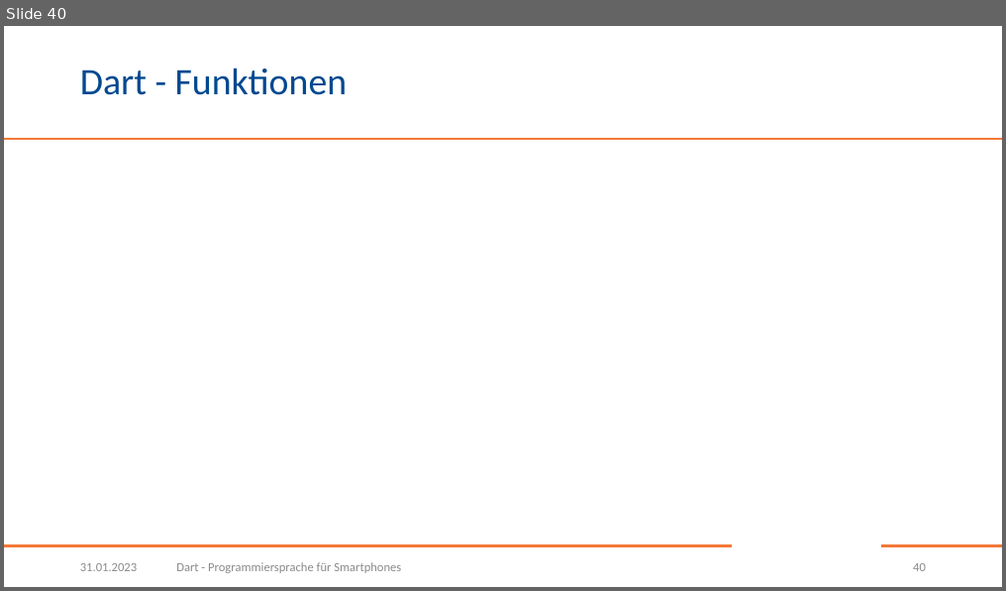
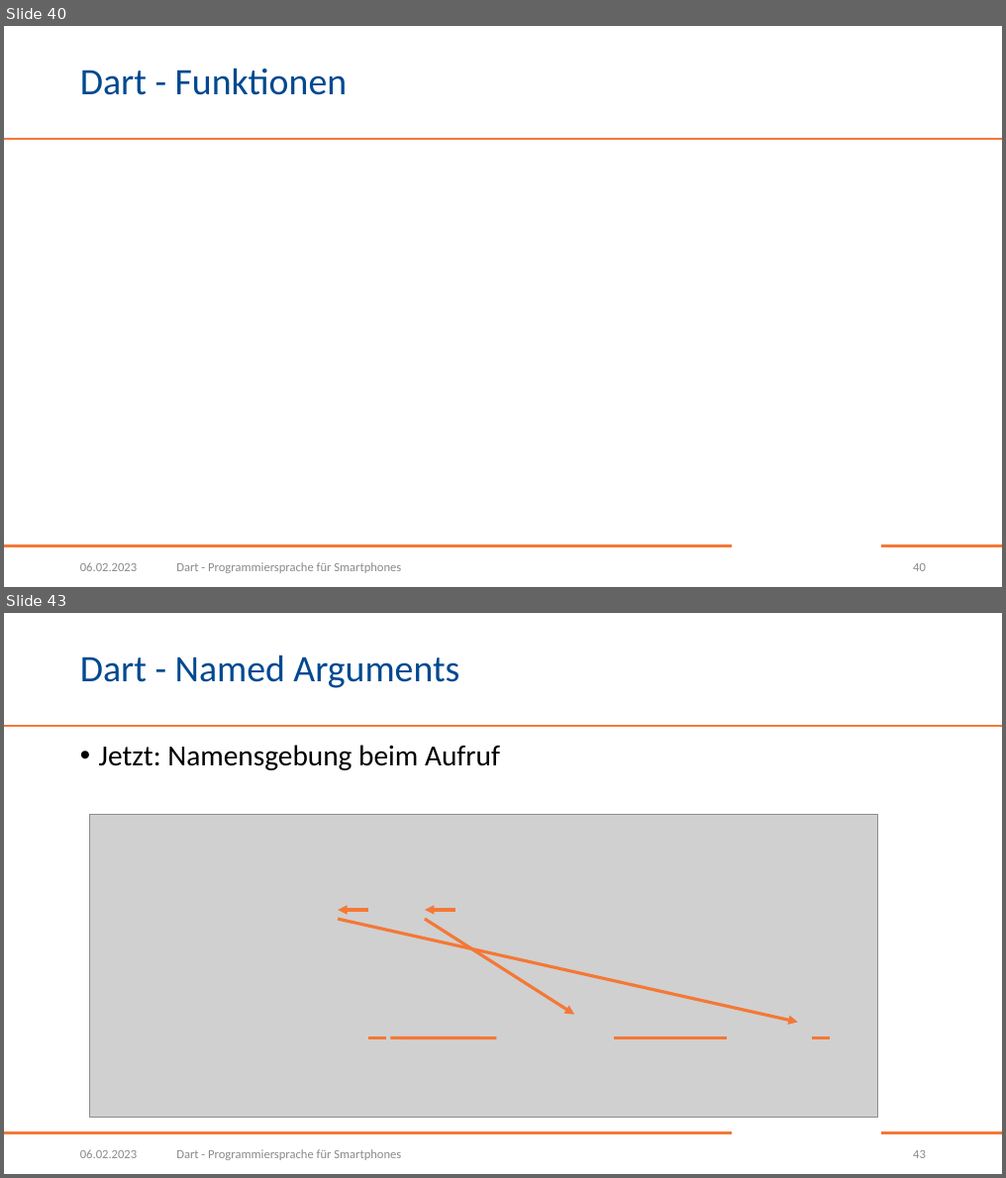
Before and after one commit to BogyMitutoyoCTL/DecisionMakingApp, a slide deck: presentations/Dart.pptx. Shown one above the other, each under a label of ours: slide 40 before the commit, slides 40 and 43 after it; the slides between them are not shown. The pictures are 1006x591 and 1006x1178 pixels, drawn with LibreOffice and Linux fonts; fonts in the diff are those of the drawing; grey boxes stand for pictures; background and template pictures are left out. Boxes give left, top, right and bottom in pixels: in the first picture for what was removed or moved away, otherwise in the second. Text is boxed around its words. In the diff, an @@ line names an element or a change of style, - is before the commit and + after.

Commit message:
Nächste Themen: Named Arguments und Scope

```diff
--- a/presentations/Dart.pptx
+++ b/presentations/Dart.pptx
@@ slide 43 added at [4, 613, 1002, 1174], background #FFFFFF; not listed: 3 template elements that a slide beside it also shows @@
@@ title added at [80, 655, 459, 688], 36 pt, text #004990 @@
+Dart - Named Arguments
@@ text added at [99, 745, 500, 770], 28 pt, text #000000 @@
+• Jetzt: Namensgebung beim Aufruf
@@ picture added at [90, 814, 878, 1118] @@
@@ arrow added from (338, 919) to (798, 1023), #F47836 3 pt @@
@@ arrow added from (368, 910) to (338, 910), #F47836 3 pt @@
@@ arrow added from (425, 919) to (574, 1015), #F47836 3 pt @@
@@ arrow added from (455, 910) to (425, 910), #F47836 3 pt @@
@@ line added from (368, 1039) to (386, 1039), #F47836 3 pt @@
@@ line added from (391, 1039) to (497, 1039), #F47836 3 pt @@
@@ line added from (614, 1039) to (727, 1039), #F47836 3 pt @@
@@ line added from (813, 1039) to (830, 1039), #F47836 3 pt @@
@@ text added at [80, 1150, 137, 1158], 12 pt, text #8C8C8C @@
+06.02.2023
@@ text added at [176, 1150, 401, 1160], 12 pt, text #8C8C8C @@
+Dart - Programmiersprache für Smartphones
@@ page number added at [913, 1151, 926, 1158], 12 pt, text #8C8C8C @@
+43
@@ slide 40 changed as well @@
@@ text at [80, 563, 137, 571]: text changed @@
-31.01.2023
+06.02.2023
```
Also in this commit, not shown: 39 other slides changed, 10 other slides added.
